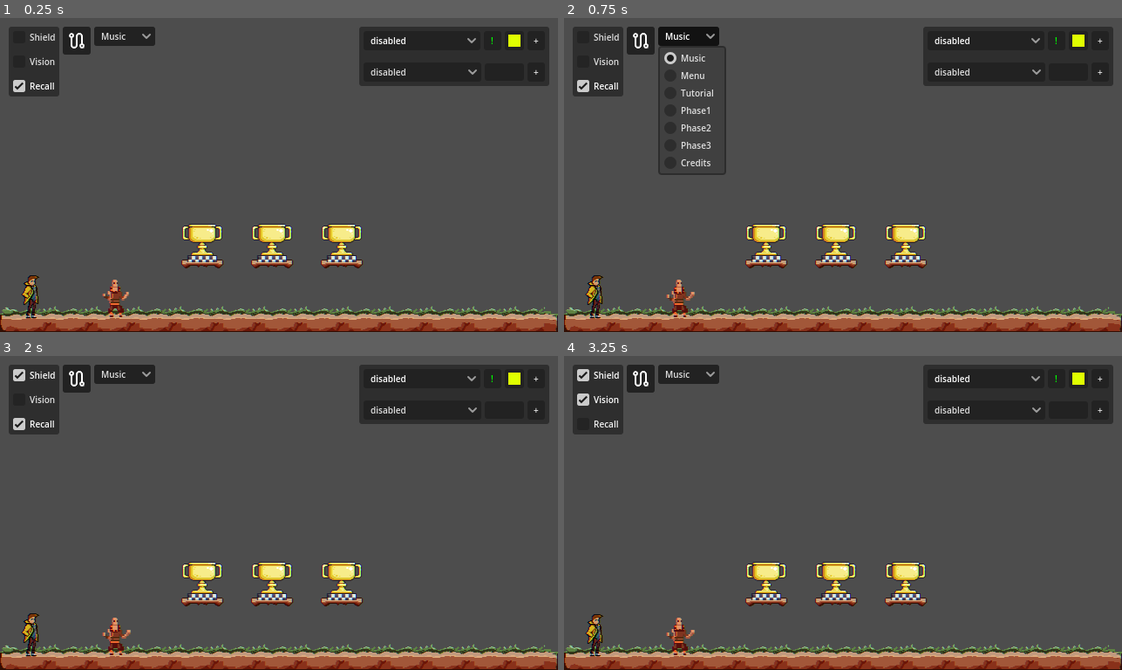
Above: before the commit, frames 1-4 (two rows, left to right).
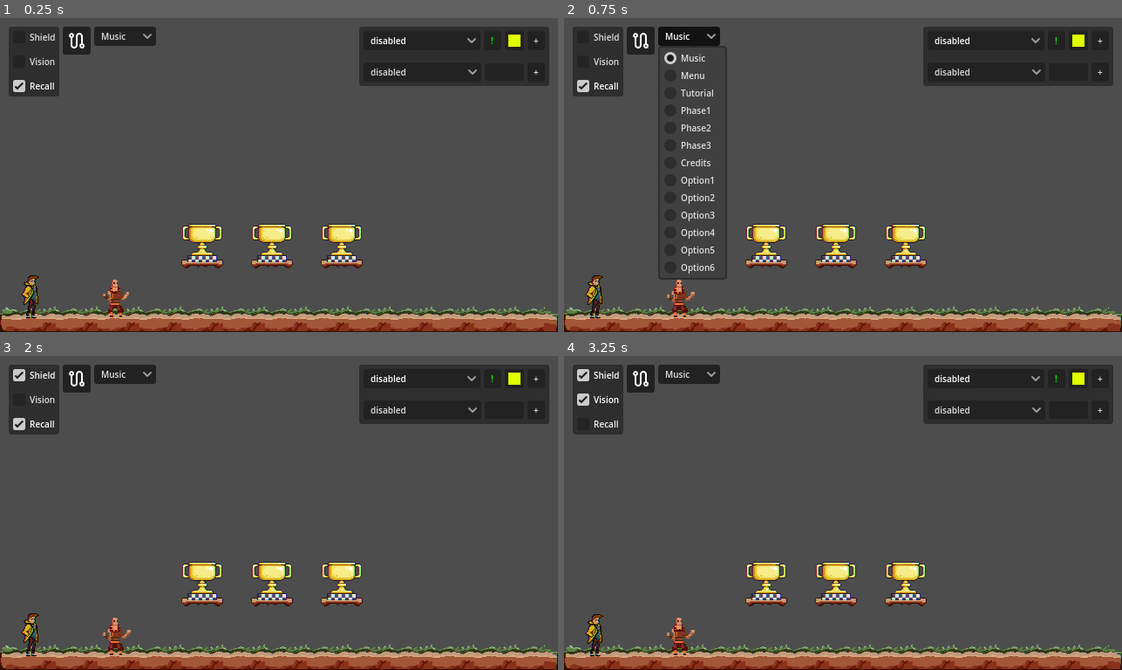
Above: after the commit, the same moments.

Repository: DeVelox/Niro
Game: Godot game, scene res://main.tscn
Same seed, same stepped clock (60 frames per second), same inputs: the game is played once before the commit and once after it.
Inputs:
- Up to frame 1 (0.25 s): no input
- Up to frame 2 (0.75 s): click "Music" at 0.5 s
- Up to frame 3 (2 s): click "Shield" at 1.25 s
- Up to frame 4 (3.25 s): click "Vision" at 2 s; click "Recall" at 2.75 s

The runs differ from the first frame. In frame 1, less than 0.1% of the frame differs, in the area x 25-28%, y 2-9%; in frame 2, 1.1%, in the area x 16-30%, y 2-84%; in frame 3, less than 0.1%; in frame 4, less than 0.1%.

Commit message:
More music options for consideration

Diff:
--- a/main.tscn
+++ b/main.tscn
@@ -8,6 +8,12 @@
 [ext_resource type="AudioStream" uid="uid://jqh2yebdhdnr" path="res://assets/music/phase2/Club Diver.ogg" id="6_mh2ub"]
 [ext_resource type="AudioStream" uid="uid://ceoqn40q5ivqw" path="res://assets/music/phase3/Harmful or Fatal.ogg" id="7_bhp2t"]
 [ext_resource type="AudioStream" uid="uid://b483clmun3qyt" path="res://assets/music/credits/Spellbound.ogg" id="8_d8qfx"]
+[ext_resource type="AudioStream" uid="uid://cfv4jfvpmdyuh" path="res://assets/music/more options/344252__suchthefool88__psychic-cm.ogg" id="9_78xnm"]
+[ext_resource type="AudioStream" uid="uid://1h55itkhfl2n" path="res://assets/music/more options/488362__soundflakes__dark-dramatic-atmospheric-soundscape.ogg" id="10_rle7h"]
+[ext_resource type="AudioStream" uid="uid://dw17qsw8tn1cf" path="res://assets/music/more options/524309__bertsz__dark-cyberpunk-orchestral-music.ogg" id="11_3068b"]
+[ext_resource type="AudioStream" uid="uid://byagmufdm2dmh" path="res://assets/music/more options/525290__disquantic__cyberpunk-beat.ogg" id="12_uk60m"]
+[ext_resource type="AudioStream" uid="uid://4l7sjeq2pys4" path="res://assets/music/more options/611305__szegvari__new-york-cyberpunk-synth-analogue-drums-bass-dance-retro-atmo-ambience-pad-drone-cinematic-action-music-surround.ogg" id="13_app77"]
+[ext_resource type="AudioStream" uid="uid://dfew7o1k3pqcc" path="res://assets/music/more options/672783__bertsz__cyberpunk_metal.ogg" id="14_qv0vo"]
 
 [sub_resource type="ShaderMaterial" id="ShaderMaterial_prtvb"]
 shader = ExtResource("2_vcgex")
@@ -59,3 +65,27 @@
 [node name="Credits" type="AudioStreamPlayer" parent="Music" groups=["music"]]
 stream = ExtResource("8_d8qfx")
 bus = &"Music"
+
+[node name="Option1" type="AudioStreamPlayer" parent="Music" groups=["music"]]
+stream = ExtResource("9_78xnm")
+bus = &"Music"
+
+[node name="Option2" type="AudioStreamPlayer" parent="Music" groups=["music"]]
+stream = ExtResource("10_rle7h")
+bus = &"Music"
+
+[node name="Option3" type="AudioStreamPlayer" parent="Music" groups=["music"]]
+stream = ExtResource("11_3068b")
+bus = &"Music"
+
+[node name="Option4" type="AudioStreamPlayer" parent="Music" groups=["music"]]
+stream = ExtResource("12_uk60m")
+bus = &"Music"
+
+[node name="Option5" type="AudioStreamPlayer" parent="Music" groups=["music"]]
+stream = ExtResource("13_app77")
+bus = &"Music"
+
+[node name="Option6" type="AudioStreamPlayer" parent="Music" groups=["music"]]
+stream = ExtResource("14_qv0vo")
+bus = &"Music"
Not shown, added: assets/music/more options/344252__suchthefool88__psychic-cm.ogg.import
Not shown, added: assets/music/more options/488362__soundflakes__dark-dramatic-atmospheric-soundscape.ogg.import
Not shown, added: assets/music/more options/524309__bertsz__dark-cyberpunk-orchestral-music.ogg.import
Not shown, added: assets/music/more options/525290__disquantic__cyberpunk-beat.ogg.import
Not shown, added: assets/music/more options/611305__szegvari__new-york-cyberpunk-synth-analogue-drums-bass-dance-retro-atmo-ambience-pad-drone-cinematic-action-music-surround.ogg.import
Not shown, added: assets/music/more options/672783__bertsz__cyberpunk_metal.ogg.import
Not shown: 1 places in main.tscn that only renumber resources
Not shown, added: assets/music/more options/344252__suchthefool88__psychic-cm.ogg
Not shown, added: assets/music/more options/488362__soundflakes__dark-dramatic-atmospheric-soundscape.ogg
Not shown, added: assets/music/more options/524309__bertsz__dark-cyberpunk-orchestral-music.ogg
Not shown, added: assets/music/more options/525290__disquantic__cyberpunk-beat.ogg
Not shown, added: assets/music/more options/611305__szegvari__new-york-cyberpunk-synth-analogue-drums-bass-dance-retro-atmo-ambience-pad-drone-cinematic-action-music-surround.ogg
(and 1 more such lines)
